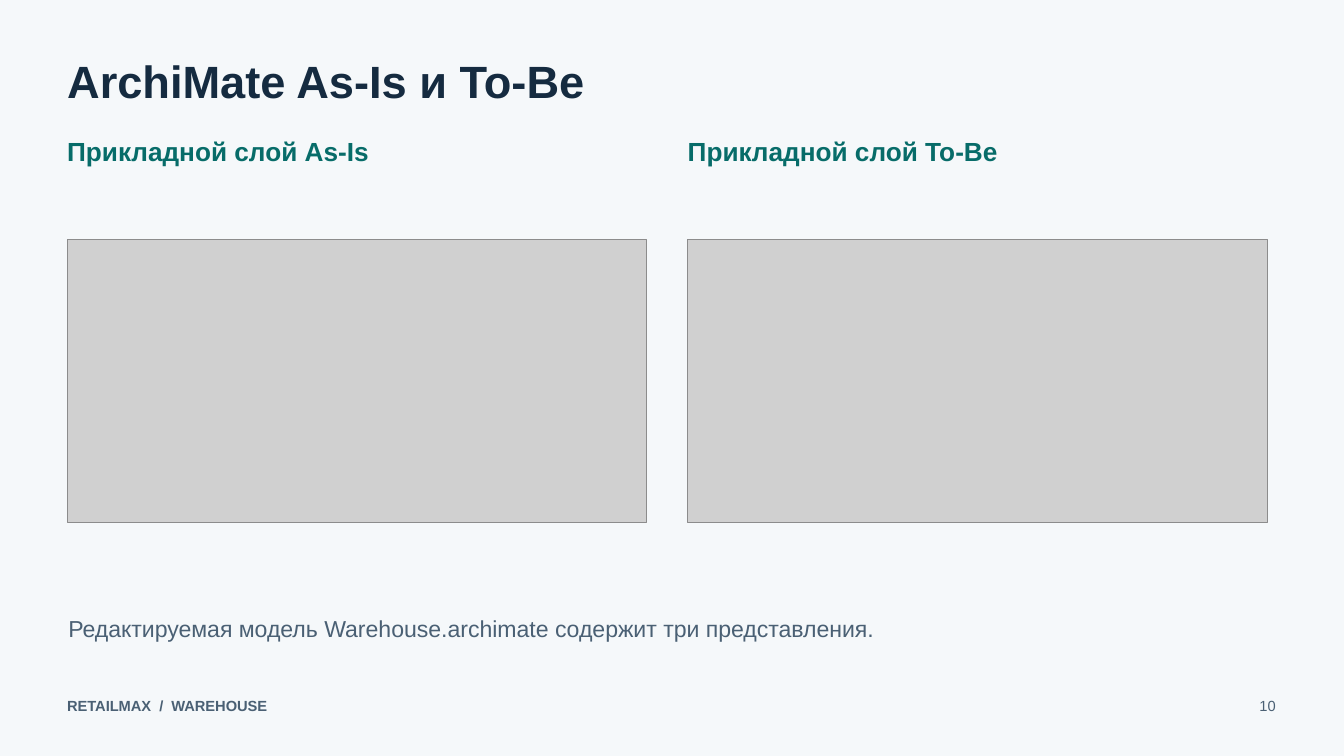
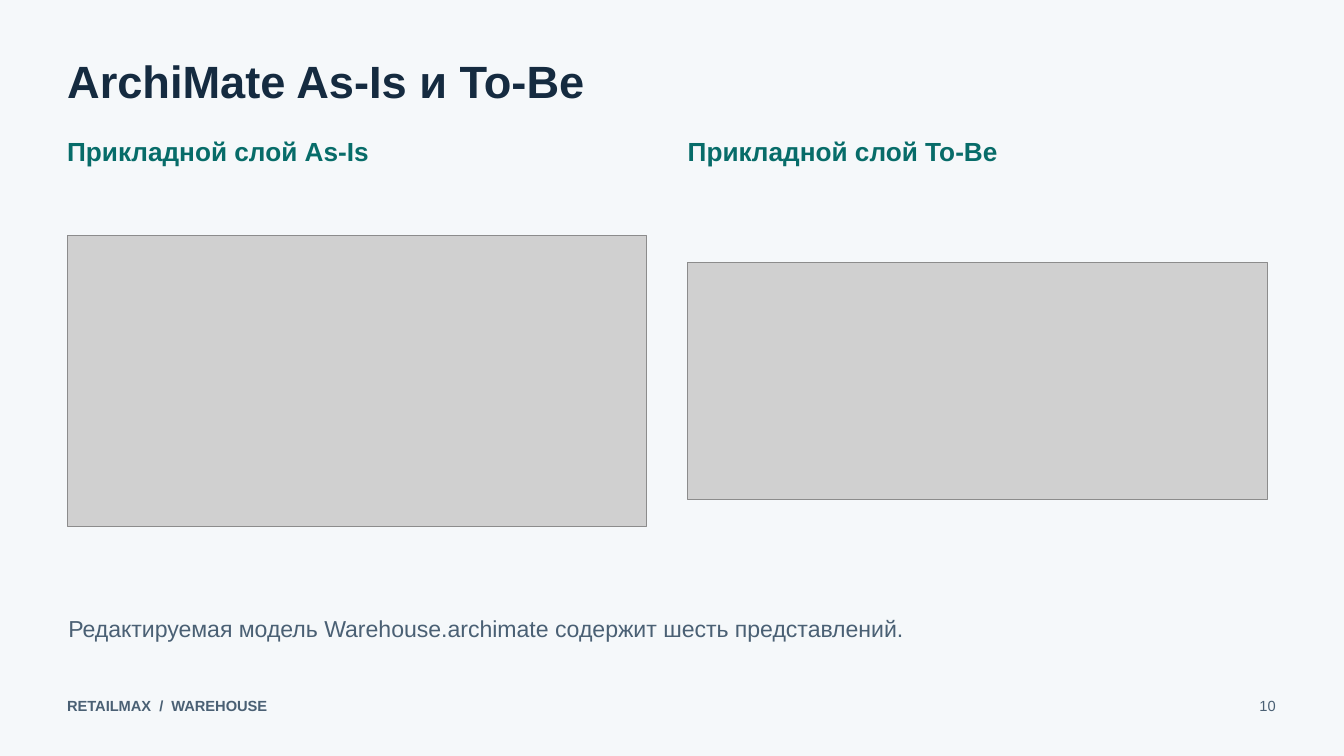
Before and after one commit to rsingatulin/hse_architecture, a slide deck: slide 10 of 03_warehouse_domain/07_Project_Management/Warehouse_Defense.pptx. Drawn at 1344x756 pixels with LibreOffice and Linux fonts; fonts in the diff are those of the drawing; grey boxes stand for pictures. Boxes give left, top, right and bottom in pixels: in the first picture for what was removed or moved away, otherwise in the second. Text is boxed around its words. In the diff, an @@ line names an element or a change of style, - is before the commit and + after.

Commit message:
docs(warehouse): rebuild ArchiMate views and presentation exports

```diff
--- a/03_warehouse_domain/07_Project_Management/Warehouse_Defense.pptx
+++ b/03_warehouse_domain/07_Project_Management/Warehouse_Defense.pptx
@@ picture: place and size @@
-picture at (68,239,647,522)
+picture at (68,235,647,526)
@@ picture: place and size @@
-picture at (688,239,1267,522)
+picture at (688,262,1267,499)
@@ text at (68,620,903,642): text changed @@
-Редактируемая модель Warehouse.archimate содержит три представления.
+Редактируемая модель Warehouse.archimate содержит шесть представлений.
```
Also in this commit, not shown: 10 other files.
